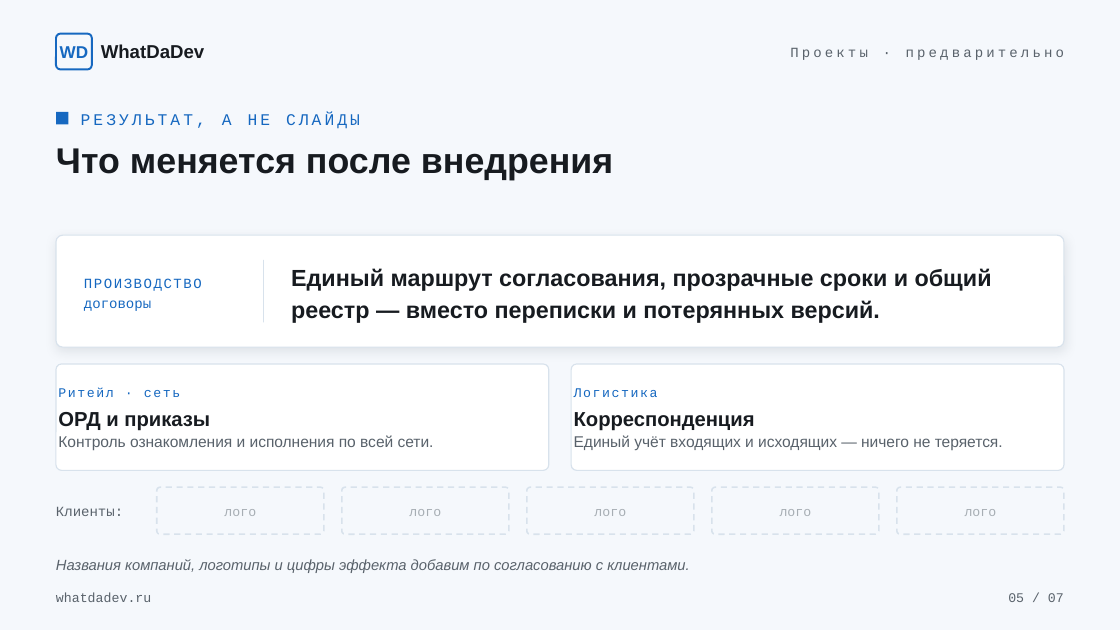
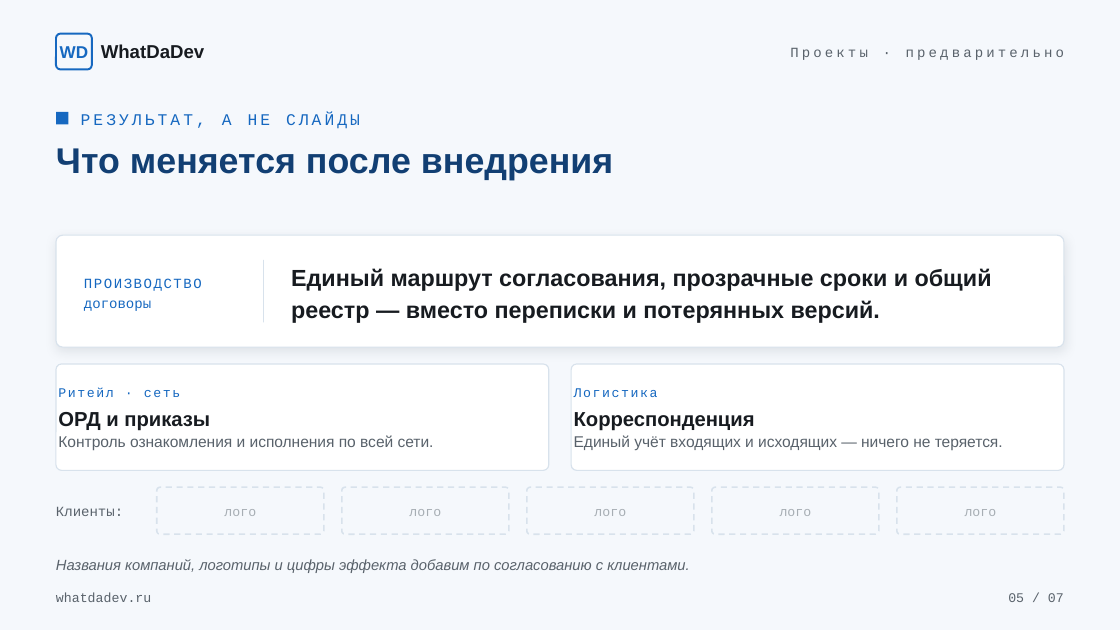
Before and after one commit to airginggger-collab/WhatDaDev, a slide deck: slide 5 of deliverables/WhatDaDev_Презентация_Знакомство.pptx. Drawn at 1120x630 pixels with LibreOffice and Linux fonts; fonts in the diff are those of the drawing. Boxes give left, top, right and bottom in pixels: in the first picture for what was removed or moved away, otherwise in the second. Text is boxed around its words. In the diff, an @@ line names an element or a change of style, - is before the commit and + after.

```diff
--- a/deliverables/WhatDaDev_Презентация_Знакомство.pptx
+++ b/deliverables/WhatDaDev_Презентация_Знакомство.pptx
@@ text "Что меняется после внедрения" at (x1=56, y1=148, x2=613, y2=180): text colour #171B20 to #123F73 @@
```
Also in this commit, not shown: 5 other slides changed, 4 other files.
